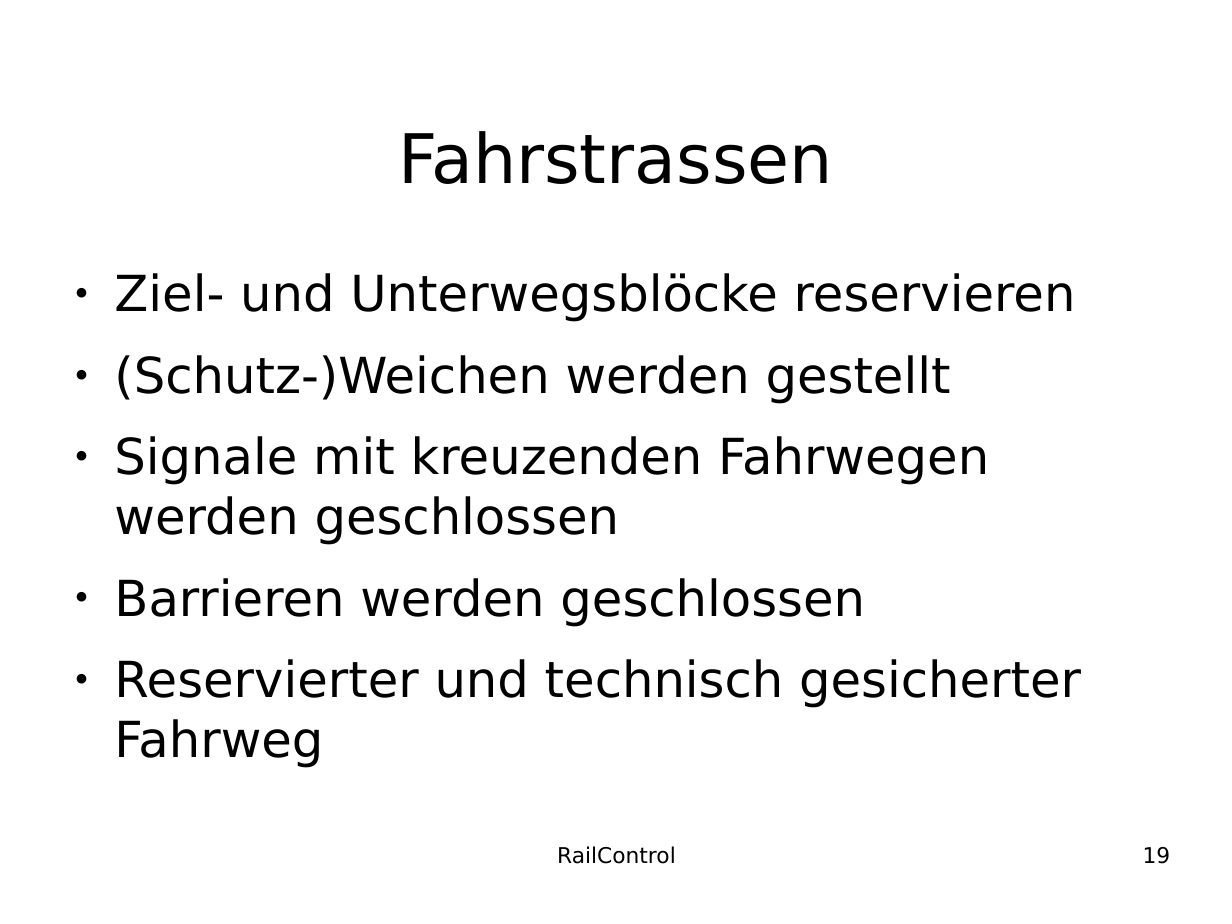
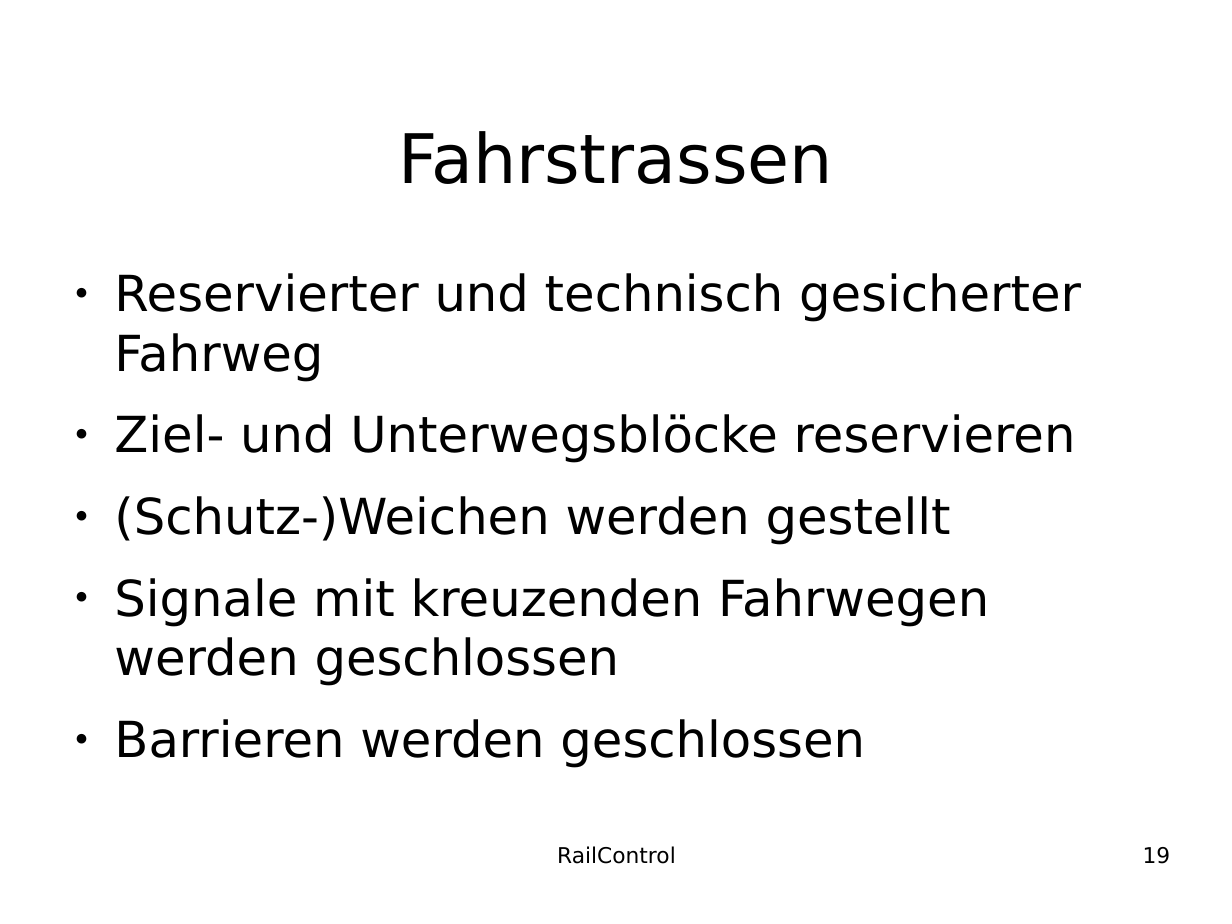
Before and after one commit to teddych/railcontrol, a slide deck: slide 19 of MAS/MAS_Thesis.odp. Drawn at 1232x924 pixels with LibreOffice and Linux fonts; fonts in the diff are those of the drawing; background and template pictures are left out. Boxes give left, top, right and bottom in pixels: in the first picture for what was removed or moved away, otherwise in the second. Text is boxed around its words. In the diff, an @@ line names an element or a change of style, - is before the commit and + after.

```diff
--- a/MAS/MAS_Thesis.odp
+++ b/MAS/MAS_Thesis.odp
@@ text at <box>114,273,1081,382</box>: paragraph added @@
+● Reservierter und technisch gesicherter Fahrweg
@@ text at <box>114,659,1081,768</box>: paragraph removed @@
-● Reservierter und technisch gesicherter Fahrweg
```
Also in this commit, not shown: 3 other slides changed.
